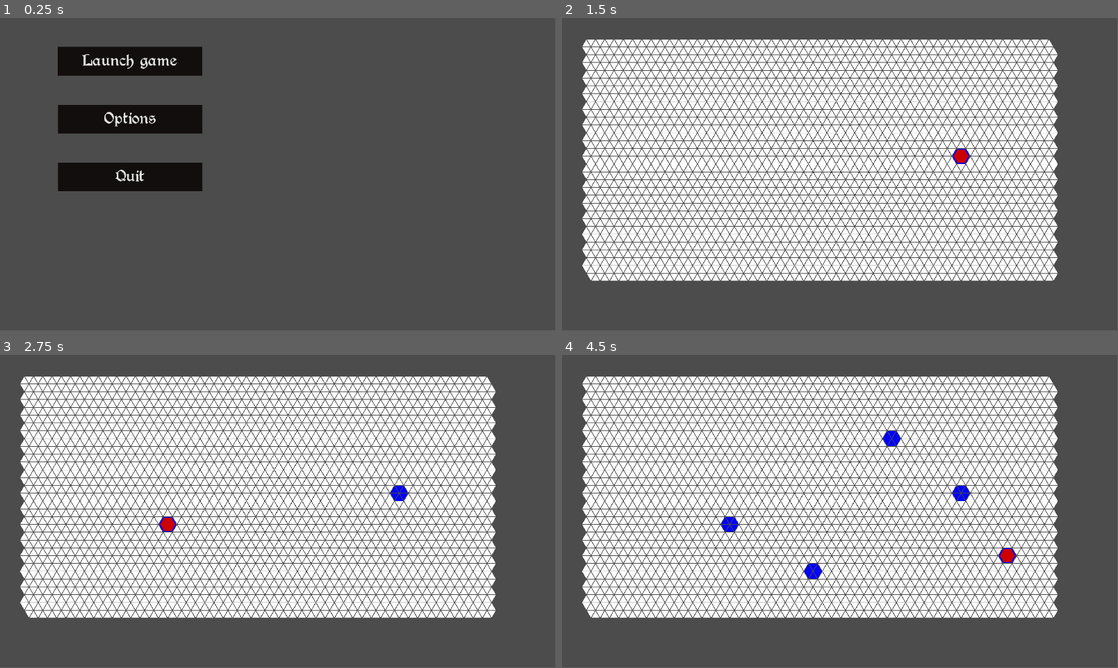
Above: before the commit, frames 1-4 (two rows, left to right).
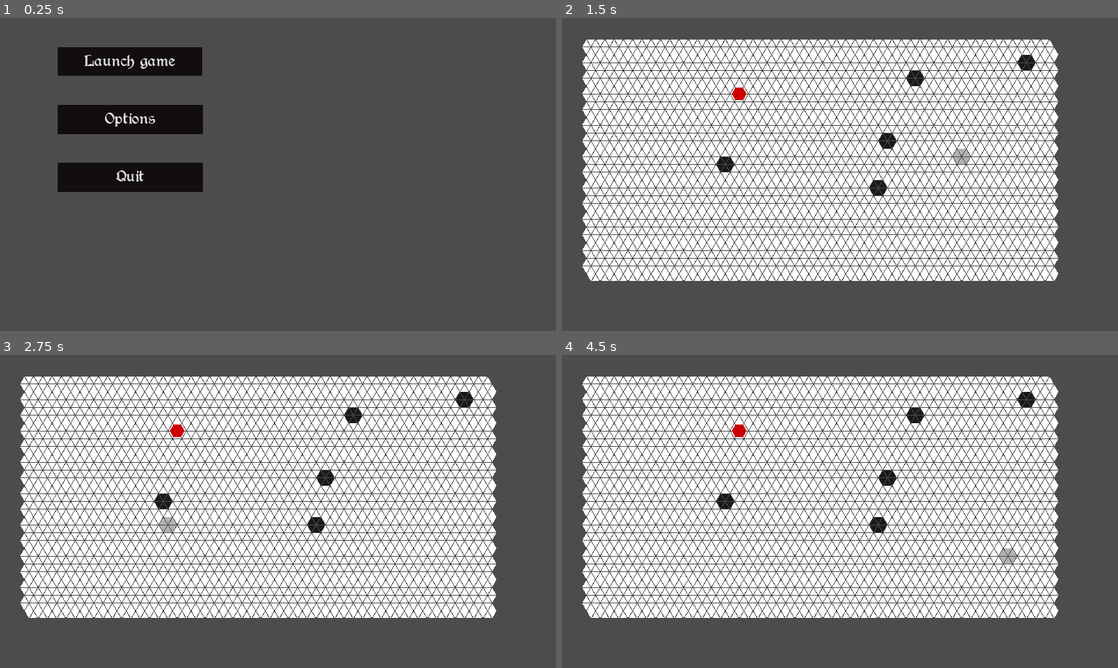
Above: after the commit, the same moments.

Repository: F3lixitas/pousse_pousse_nain
Game: Godot game, scene res://scenes/menu.tscn
The game is run twice, just before and just after one commit, with the same random seed, the same clock (stepped at 60 frames per second) and the same inputs.
Inputs (mouse positions are in pixels of both pictures, inside the frame that each line leads up to):
- Up to frame 1 (0.25 s): no input
- Up to frame 2 (1.5 s): click "Launch game" at 0.5 s; tap Enter at 1.25 s; move the mouse to (962, 158) at 1.27 s; click (962, 158) at 1.42 s
- Up to frame 3 (2.75 s): tap Space at 2 s; move the mouse to (166, 527) at 2.02 s; click (166, 527) at 2.17 s
- Up to frame 4 (4.5 s): tap Enter at 2.75, 4.25 s; move the mouse to (895, 442) at 2.77 s; click (895, 442) at 2.92 s; tap Space at 3.5 s; move the mouse to (812, 574) at 3.52 s; click (812, 574) at 3.67 s; move the mouse to (1006, 558) at 4.27 s; click (1006, 558) at 4.42 s
In our replay, the window is 799x449 before the commit and 800x450 after it. These sizes can differ from the game's own. Grey fills any space a smaller window leaves; there, only what the larger window draws over its background counts as a difference.

The runs differ from the first frame. In frame 1, 0.6% of the frame differs, in the area x 10-37%, y 9-56%; in frame 2, 19%; in frame 3, 20%; in frame 4, 20%, in the area x 3-90%, y 6-84%.

Commit message:
déplacements

Diff:
--- /dev/null
+++ b/materials/occupied_triangle_material.tres
@@ -0,0 +1,6 @@
+[gd_resource type="ShaderMaterial" load_steps=2 format=2]
+
+[ext_resource path="res://materials/occupied_triangle_shader.shader" type="Shader" id=1]
+
+[resource]
+shader = ExtResource( 1 )
--- /dev/null
+++ b/materials/occupied_triangle_shader.shader
@@ -0,0 +1,5 @@
+shader_type canvas_item;
+
+void fragment(){
+	COLOR = vec4(0.1, 0.1, 0.1, 1);
+}
--- a/project.godot
+++ b/project.godot
@@ -17,8 +17,9 @@
 
 window/size/width=1920
 window/size/height=1080
-window/size/resizable=false
 window/size/fullscreen=true
+window/stretch/mode="2d"
+window/stretch/aspect="expand"
 
 [physics]
 
--- a/scenes/Scene_prototype.tscn
+++ b/scenes/Scene_prototype.tscn
@@ -12,7 +12,11 @@
 script = ExtResource( 3 )
 
 [node name="pion_1" type="Sprite" parent="pointGenerator"]
-position = Vector2( 100, 100 )
+position = Vector2( 612, 262 )
 scale = Vector2( 0.2, 0.2 )
 texture = ExtResource( 1 )
 script = ExtResource( 2 )
+
+[node name="Camera2D" type="Camera2D" parent="."]
+anchor_mode = 0
+current = true
--- a/scripts/nodeGenerator_script.gd
+++ b/scripts/nodeGenerator_script.gd
@@ -4,6 +4,16 @@
 
 const triangleGenerator = preload("res://scripts/triangleGenerator_script.gd")
 const pointOperations = preload("res://scripts/pointOperations_script.gd")
+
+
+##################################   Importation de ressources   ##################################
+
+# Couleurs disponibles pour les triangles
+
+const defaultMaterial   = preload("res://materials/default_triangle_material.tres")               # par défaut, blanc
+const selectedMaterial  = preload("res://materials/selected_triangle_material.tres")              # Selectionné, bleu
+const overlayedMaterial = preload("res://materials/default_overlayed_triangle_material.tres")     # Sous la souris, gris
+const occupiedMaterial = preload("res://materials/occupied_triangle_material.tres")               # Occupé, gris foncé
 
 ##################################   Déclaration des variables   ##################################
 
@@ -19,31 +29,109 @@
 
 # Modèle pour un point
 var Point = {
-	"tri": Array()              # Tableau des indices des triangles, permet de faciliter le changement de couleur
+	"tri": Array(),             # Tableau des indices des triangles, permet de faciliter le changement de couleur
+	"occupation" : int(),       # Indique quelle pièce occupe le point (0 = inoccupée)
+	"neighbour" : Array()
 }
 
 var selected = Array()
 
-var pionIndex = (maxX + 1) * maxY * 2 + 2 * maxX
-
-##################################   Importation de ressources   ##################################
-
-# Couleurs disponibles pour les triangles
-
-const defaultMaterial   = preload("res://materials/default_triangle_material.tres")               # par défaut, blanc
-const selectedMaterial  = preload("res://materials/selected_triangle_material.tres")              # Selectionné, bleu
-const overlayedMaterial = preload("res://materials/default_overlayed_triangle_material.tres")     # Sous la souris, gris
+var t = Timer
+
+var lastMaterials = [defaultMaterial, defaultMaterial, defaultMaterial, defaultMaterial, defaultMaterial, defaultMaterial]
+var overlayed = 0
+
+var pionIndex = (maxX + 1) * maxY * 2 + 2 * maxX + 1
+
+
 
 ##########################################   Fonctions   ##########################################
 
 # Remplit le tableau de points avec la bonne position
+
+func changeMaterial(index, material):
+	get_child(points[index].tri[0]).material = material
+	get_child(points[index].tri[1]).material = material
+	get_child(points[index].tri[2]).material = material
+	get_child(points[index].tri[3]).material = material
+	get_child(points[index].tri[4]).material = material
+	get_child(points[index].tri[5]).material = material
+
+func casesAccessibles(n, origine):
+	if n == 0:
+		return
+	changeMaterial(origine, selectedMaterial)
+	selected.append(origine)
+	for i in range(0, 6):
+		var indice = points[origine].neighbour[i]
+		if (indice >= 0):# and (not selected.has(indice)):
+			t.start()
+			yield(t, "timeout")
+			casesAccessibles(n - 1, indice)
+
 
 func genererPoints():
 	for i in range(0, maxX * maxY):
 		var p = Point.duplicate() #création d'une instance d'un noeud
 		p.tri = [0, 0, 0, 0, 0, 0] #initialisation après instanciation car sinon il y a conflit d'adresses
+		p.occupation = 0
+		p.neighbour = [-1, -1, -1, -1, -1, -1]
+
+		var pos = pointOperations.splitXY(maxX, maxY, i)
+
+		if int(pos.y) % 2 == 0:
+			p.neighbour[0] = i + maxX - 1
+			p.neighbour[1] = i - 1
+			p.neighbour[2] = i - maxX - 1
+			p.neighbour[3] = i - maxX
+			p.neighbour[4] = i + 1
+			p.neighbour[5] = i + maxX
+		else:
+			p.neighbour[0] = i + maxX
+			p.neighbour[1] = i - 1
+			p.neighbour[2] = i - maxX
+			p.neighbour[3] = i - maxX + 1
+			p.neighbour[4] = i + 1
+			p.neighbour[5] = i + maxX + 1
+
+		if pos.y == 0:
+			p.neighbour[2] = -1
+			p.neighbour[3] = -1
+		if pos.y == maxY - 1:
+			p.neighbour[0] = -1
+			p.neighbour[5] = -1
+
+		if pos.x == 0:
+			p.neighbour[1] = -1
+			if int(pos.y) % 2 == 0:
+				p.neighbour[0] = -1
+				p.neighbour[2] = -1
+		if pos.x == maxX - 1:
+			p.neighbour[4] = -1
+			if int(pos.y) % 2 == 1:
+				p.neighbour[3] = -1
+				p.neighbour[5] = -1
+
 		points.append(p)
 
+# Cette fonction sert principalement pour le débeug
+func redraw():
+	for i in range(0, maxX * maxY):
+		if pointOperations.checkValidity(i, get_node(".")) :
+			get_child(points[i].tri[0]).material = defaultMaterial
+			get_child(points[i].tri[1]).material = defaultMaterial
+			get_child(points[i].tri[2]).material = defaultMaterial
+			get_child(points[i].tri[3]).material = defaultMaterial
+			get_child(points[i].tri[4]).material = defaultMaterial
+			get_child(points[i].tri[5]).material = defaultMaterial
+		elif not points[i].occupation == 0:
+			get_child(points[i].tri[0]).material = occupiedMaterial
+			get_child(points[i].tri[1]).material = occupiedMaterial
+			get_child(points[i].tri[2]).material = occupiedMaterial
+			get_child(points[i].tri[3]).material = occupiedMaterial
+			get_child(points[i].tri[4]).material = occupiedMaterial
+			get_child(points[i].tri[5]).material = occupiedMaterial
+	pass
 
 # Evènements
 
@@ -55,17 +143,11 @@
 		var mp = get_viewport().get_mouse_position()
 
 		var index = pointOperations.getPointIndex(maxX, maxY, stepX, stepY, padding, mp)
-
-		get_child(points[index].tri[0]).material = selectedMaterial
-		get_child(points[index].tri[1]).material = selectedMaterial
-		get_child(points[index].tri[2]).material = selectedMaterial
-		get_child(points[index].tri[3]).material = selectedMaterial
-		get_child(points[index].tri[4]).material = selectedMaterial
-		get_child(points[index].tri[5]).material = selectedMaterial
-
-		selected.append(index)
-		print(selected)
-		get_child(pionIndex).position = pointOperations.getPositionFromCursor(maxX, maxY, stepX, stepY, padding, mp)
+		var selectedPos = pointOperations.getPositionFromCursor(maxX, maxY, stepX, stepY, padding, mp)
+
+		if selectedPos == get_child(pionIndex).position:
+			casesAccessibles(50, index)
+
 
 	if event is InputEventMouseButton and event.is_pressed() and event.button_index == BUTTON_RIGHT:
 		#remise par défaut
@@ -80,6 +162,45 @@
 
 # Fonction appelée lors du la création du noeud
 
+func _process(delta):
+	var mp = get_viewport().get_mouse_position()
+
+	var index = pointOperations.getPointIndex(maxX, maxY, stepX, stepY, padding, mp)
+
+	get_child(points[overlayed].tri[0]).material = lastMaterials[0]
+	get_child(points[overlayed].tri[1]).material = lastMaterials[1]
+	get_child(points[overlayed].tri[2]).material = lastMaterials[2]
+	get_child(points[overlayed].tri[3]).material = lastMaterials[3]
+	get_child(points[overlayed].tri[4]).material = lastMaterials[4]
+	get_child(points[overlayed].tri[5]).material = lastMaterials[5]
+
+	lastMaterials[0] = get_child(points[index].tri[0]).material
+	lastMaterials[1] = get_child(points[index].tri[1]).material
+	lastMaterials[2] = get_child(points[index].tri[2]).material
+	lastMaterials[3] = get_child(points[index].tri[3]).material
+	lastMaterials[4] = get_child(points[index].tri[4]).material
+	lastMaterials[5] = get_child(points[index].tri[5]).material
+
+	get_child(points[index].tri[0]).material = overlayedMaterial
+	get_child(points[index].tri[1]).material = overlayedMaterial
+	get_child(points[index].tri[2]).material = overlayedMaterial
+	get_child(points[index].tri[3]).material = overlayedMaterial
+	get_child(points[index].tri[4]).material = overlayedMaterial
+	get_child(points[index].tri[5]).material = overlayedMaterial
+
+	overlayed = index
+
 func _init():
 	genererPoints()
+	t = Timer.new()
+	t.set_wait_time(0.05)
+	t.set_one_shot(true)
+
 	triangleGenerator.generateTriangles(maxX, maxY, stepX, stepY, padding, lineWidth, defaultMaterial, get_node("."))
+	points[931].occupation = 1
+	points[235].occupation = 1
+	points[764].occupation = 1
+	points[147].occupation = 1
+	points[632].occupation = 1
+	self.add_child(t)
+	redraw()
--- a/scripts/pointOperations_script.gd
+++ b/scripts/pointOperations_script.gd
@@ -1,5 +1,10 @@
 extends Node
 
+static func constrainMin(value, mini):
+	if value < mini:
+		return mini
+	else:
+		return value
 
 static func getPointIndex(maxX, maxY, stepX, stepY, padding, cursorPosition):
 	cursorPosition.x -= padding
@@ -11,7 +16,7 @@
 		cursorPosition.y = 0
 
 	var y = int(round(cursorPosition.y / stepY))
-	var x = int(round((cursorPosition.x - ((y % 2) * stepX / 2)) / stepX))
+	var x = int(round(constrainMin((cursorPosition.x - ((y % 2) * stepX / 2)), 0) / stepX))
 
 	if y >= maxY:
 		y = maxY - 1
@@ -25,12 +30,34 @@
 
 
 static func getPointPosition(maxX, maxY, stepX, stepY, padding, index):
+	var vec = splitXY(maxX, maxY, index)
+
+	var out = Vector2(padding + vec.x * stepX + (int(vec.y) % 2) * (stepX / 2), padding + vec.y * stepY)
+
+	return out
+
+
+
+static func getPositionFromCursor(maxX, maxY, stepX, stepY, padding, cursorPosition):
+	return getPointPosition(maxX, maxY, stepX, stepY, padding, getPointIndex(maxX, maxY, stepX, stepY, padding, cursorPosition))
+
+
+
+static func splitXY(maxX, maxY, index):
 	var y = int(index / maxX)
 	var x = int(index % maxX)
 
-	var out = Vector2(padding + x * stepX + (y % 2) * (stepX / 2), padding + y * stepY)
+	var out = Vector2(x, y)
 
 	return out
 
-static func getPositionFromCursor(maxX, maxY, stepX, stepY, padding, cursorPosition):
-	return getPointPosition(maxX, maxY, stepX, stepY, padding, getPointIndex(maxX, maxY, stepX, stepY, padding, cursorPosition))
+
+
+static func checkValidity(index, node):
+	if not node.points[index].occupation == 0:
+		return false
+	for i in range(0, 6):
+		if not node.points[index].neighbour[i] < 0:
+			if not node.points[node.points[index].neighbour[i]].occupation == 0:
+				return false
+	return true
